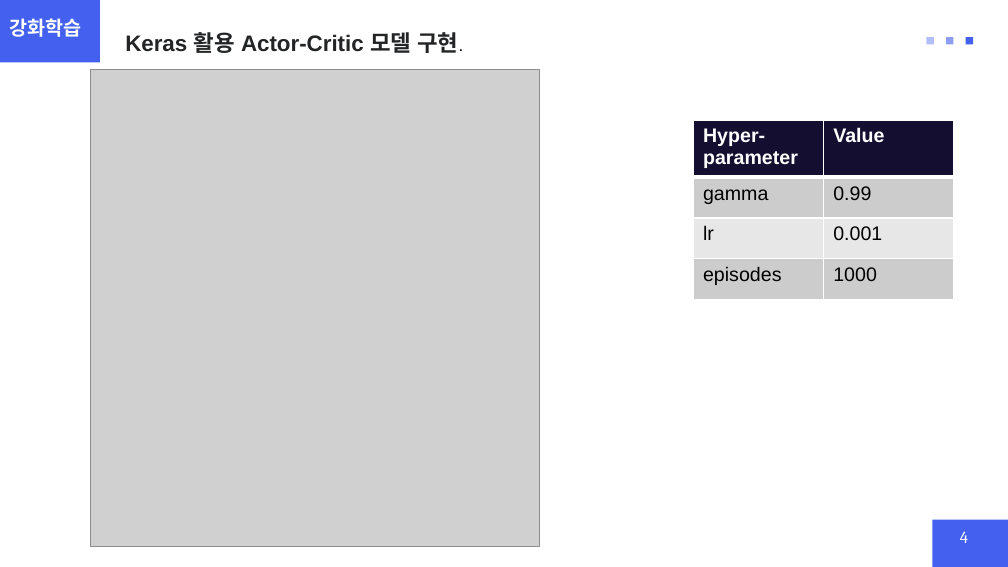
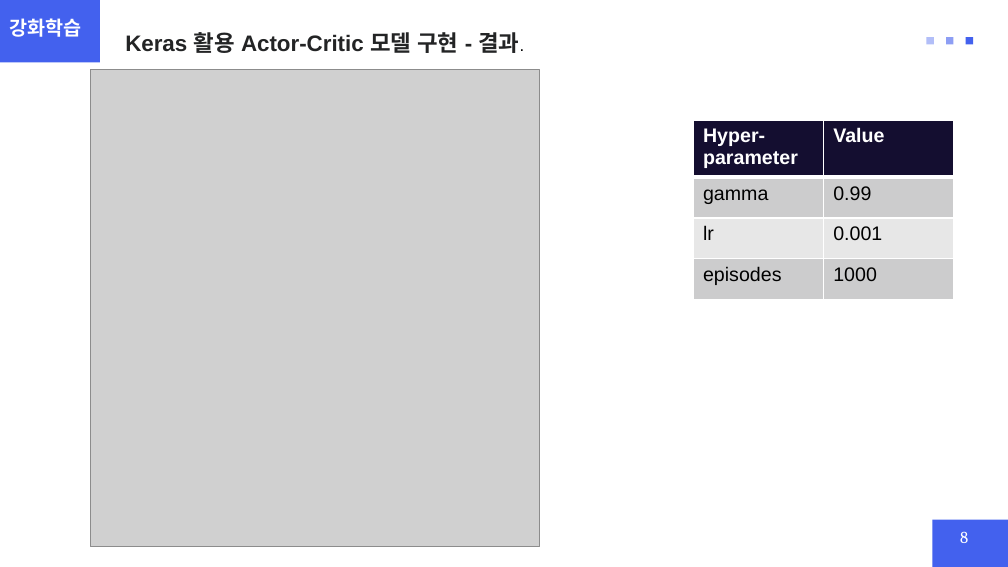
Before and after one commit to chohi22/Industrial-AI, a slide deck: slide 8 of 강화학습 실제/과제/Actor_Critic_2024254022_정현일.pptx (slide 4 before the commit). Drawn at 1008x567 pixels with LibreOffice and Linux fonts; fonts in the diff are those of the drawing; grey boxes stand for pictures. Boxes give left, top, right and bottom in pixels: in the first picture for what was removed or moved away, otherwise in the second. Text is boxed around its words. In the diff, an @@ line names an element or a change of style, - is before the commit and + after.

```diff
--- a/강화학습 실제/과제/Actor_Critic_2024254022_정현일.pptx
+++ b/강화학습 실제/과제/Actor_Critic_2024254022_정현일.pptx
@@ text at (x1=125, y1=32, x2=519, y2=53): text changed @@
-Keras 활용 Actor-Critic 모델 구현.
+Keras 활용 Actor-Critic 모델 구현 - 결과.
@@ page number at (x1=960, y1=532, x2=968, y2=543): text changed @@
-4
+8
```
Also in this commit, not shown: 2 other slides changed, 2 slides added, 1 other file.
